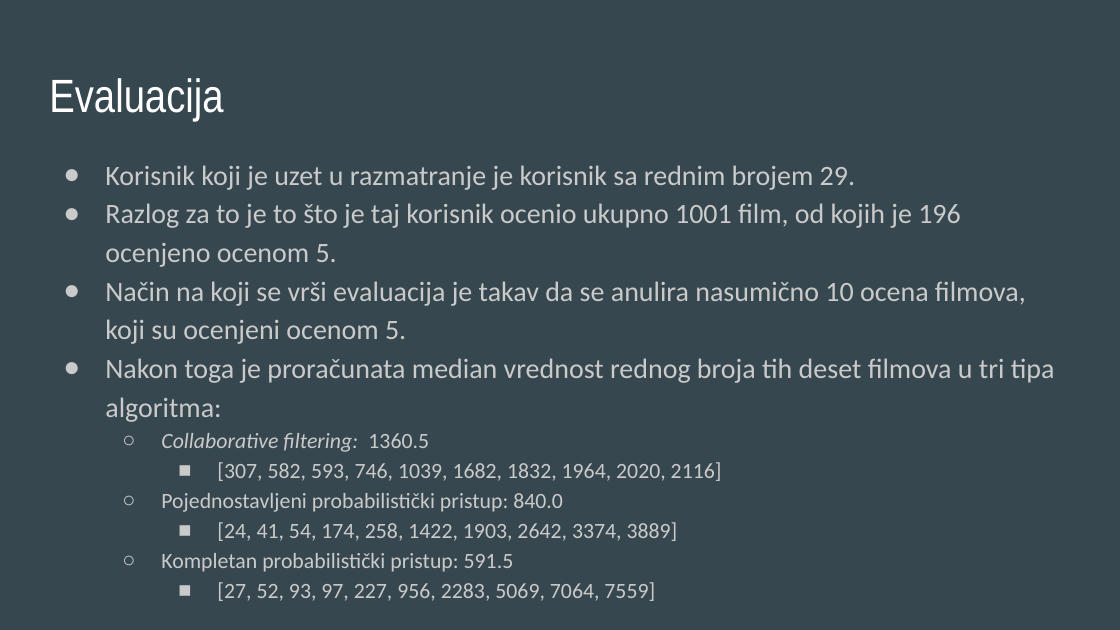
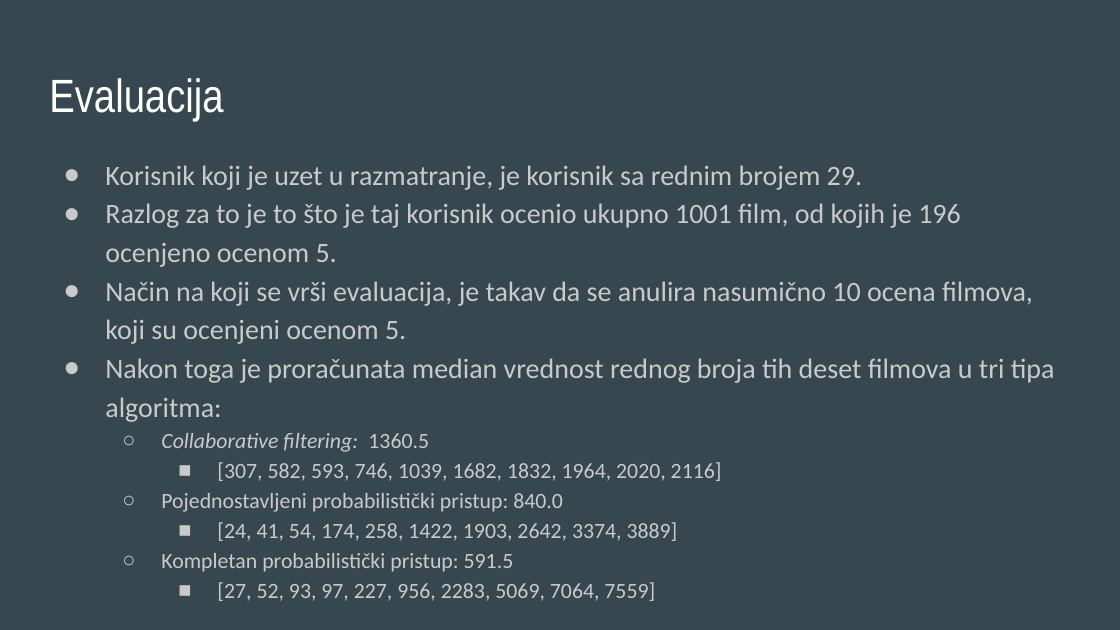
Before and after one commit to svetozarstojkovic/movie-recommender-probabilistic, a slide deck: slide 14 of prezentacija/Sistem za preporuku zasnovan na probabilističkom pristupu.pptx. Drawn at 1120x630 pixels with LibreOffice and Linux fonts; fonts in the diff are those of the drawing. Boxes give left, top, right and bottom in pixels: in the first picture for what was removed or moved away, otherwise in the second. Text is boxed around its words. In the diff, an @@ line names an element or a change of style, - is before the commit and + after.

```diff
--- a/prezentacija/Sistem za preporuku zasnovan na probabilističkom pristupu.pptx
+++ b/prezentacija/Sistem za preporuku zasnovan na probabilističkom pristupu.pptx
@@ text at (105,165,862,190): text changed @@
-● Korisnik koji je uzet u razmatranje je korisnik sa rednim brojem 29.
+● Korisnik koji je uzet u razmatranje, je korisnik sa rednim brojem 29.
@@ text at (105,281,1033,344): text changed @@
-● Način na koji se vrši evaluacija je takav da se anulira nasumično 10 ocena filmova, koji su ocenjeni ocenom 5.
+● Način na koji se vrši evaluacija, je takav da se anulira nasumično 10 ocena filmova, koji su ocenjeni ocenom 5.
```
Also in this commit, not shown: 8 other slides changed.
